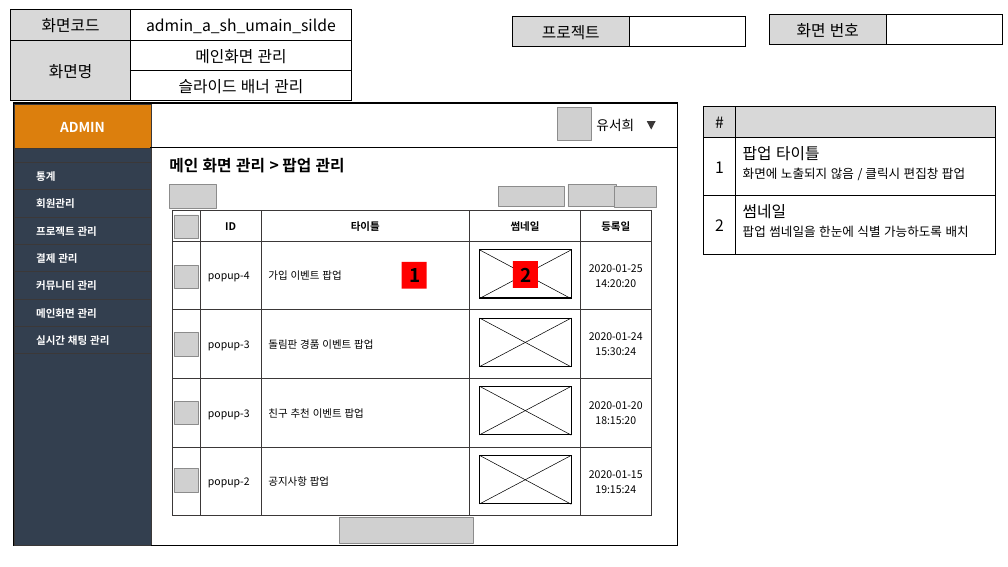
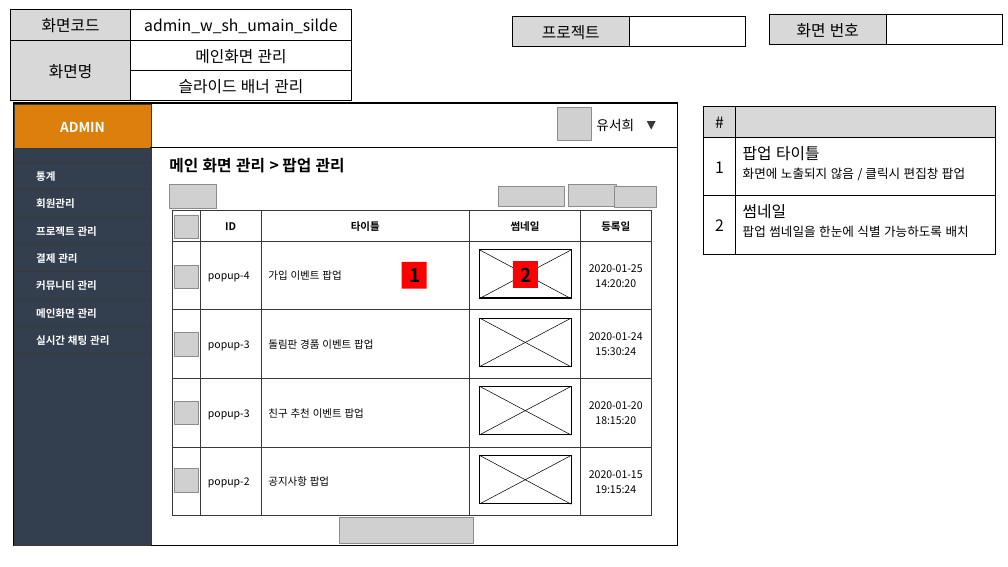
Before and after one commit to ezenteam2/EzenCrowdFunding, a slide deck: slide 12 of project03 화면설계서/project03 - 화면 설계서 - 서희.pptx. Drawn at 1008x567 pixels with LibreOffice and Linux fonts; fonts in the diff are those of the drawing; grey boxes stand for pictures. Boxes give left, top, right and bottom in pixels: in the first picture for what was removed or moved away, otherwise in the second. Text is boxed around its words. In the diff, an @@ line names an element or a change of style, - is before the commit and + after.

```diff
--- a/project03 화면설계서/project03 - 화면 설계서 - 서희.pptx
+++ b/project03 화면설계서/project03 - 화면 설계서 - 서희.pptx
@@ table at [11, 10, 352, 98] @@
-row 1, column 2: admin_a_sh_umain_silde
+row 1, column 2: admin_w_sh_umain_silde
```
Also in this commit, not shown: 11 other slides changed, 2 other files.
